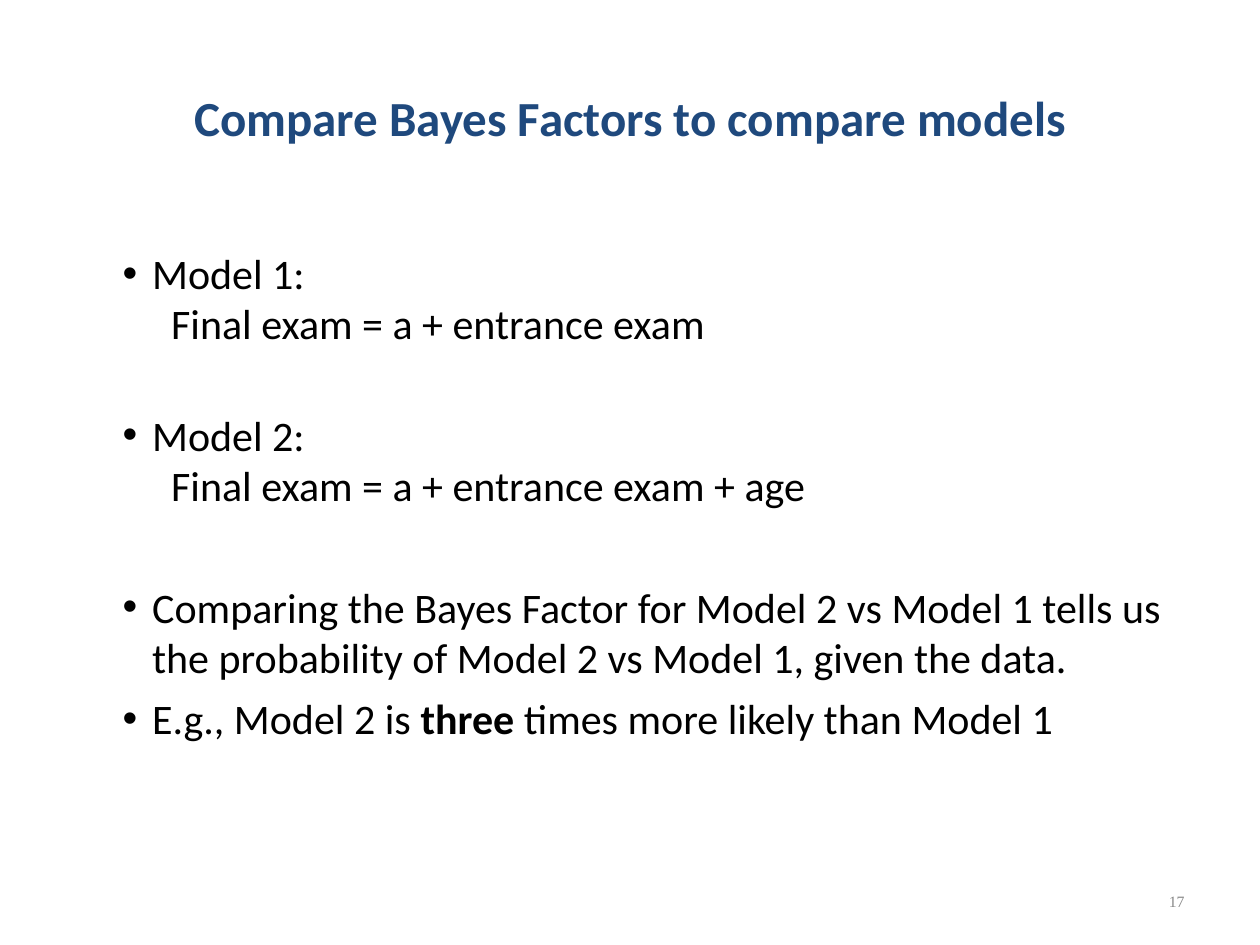
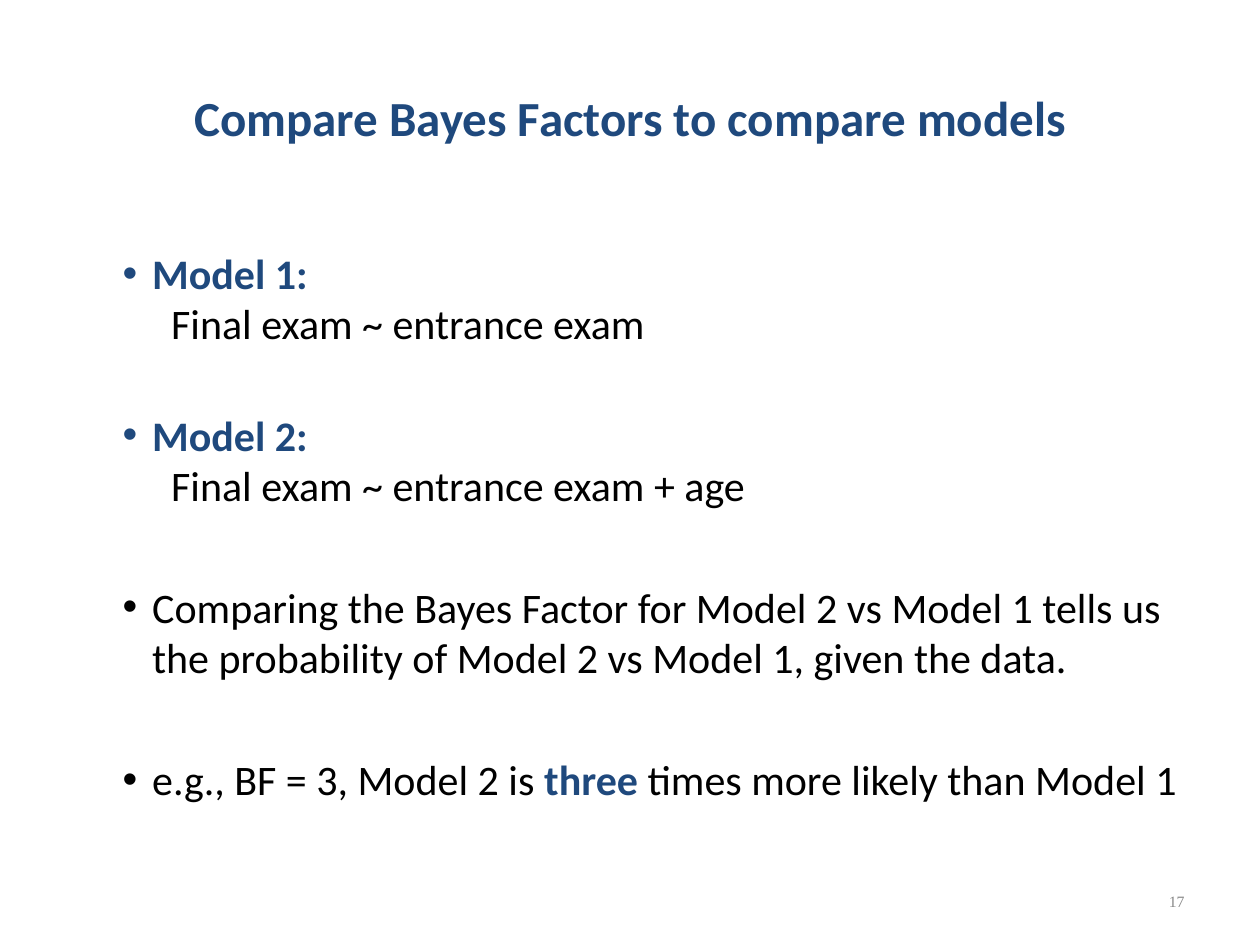
Before and after one commit to chrisjberry/datafluencyCB, a slide deck: slide 17 of docs/slides/regression2-chris.ppt. Drawn at 1260x945 pixels with LibreOffice and Linux fonts; fonts in the diff are those of the drawing. Boxes give left, top, right and bottom in pixels: in the first picture for what was removed or moved away, otherwise in the second. Text is boxed around its words. In the diff, an @@ line names an element or a change of style, - is before the commit and + after.

Commit message:
update slides

```diff
--- a/docs/slides/regression2-chris.ppt
+++ b/docs/slides/regression2-chris.ppt
@@ text at [152, 259, 744, 509]: text changed @@
-  • Model 1:
-    Final exam = a + entrance exam
-  • Model 2:
-    Final exam = a + entrance exam + age
+  • Model 1:
+    Final exam ~ entrance exam
+  • Model 2:
+    Final exam ~ entrance exam + age
@@ text at [152, 765, 1176, 803]: text changed @@
-  • E.g., Model 2 is three times more likely than Model 1
+  • e.g., BF = 3, Model 2 is three times more likely than Model 1
```
Also in this commit, not shown: 5 other slides changed, 1 other file.
